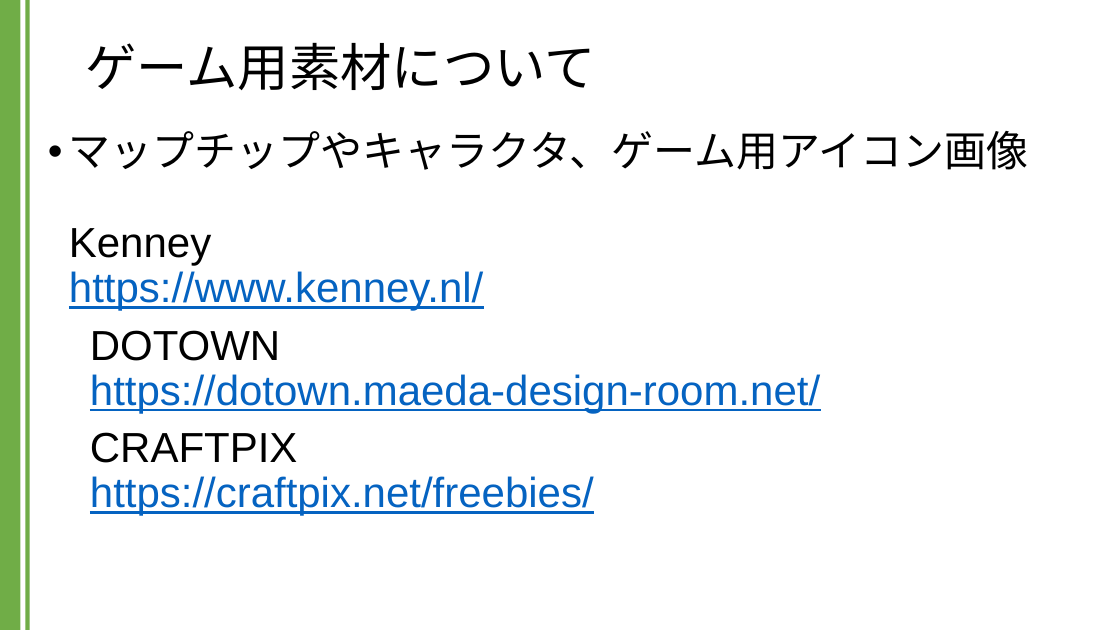
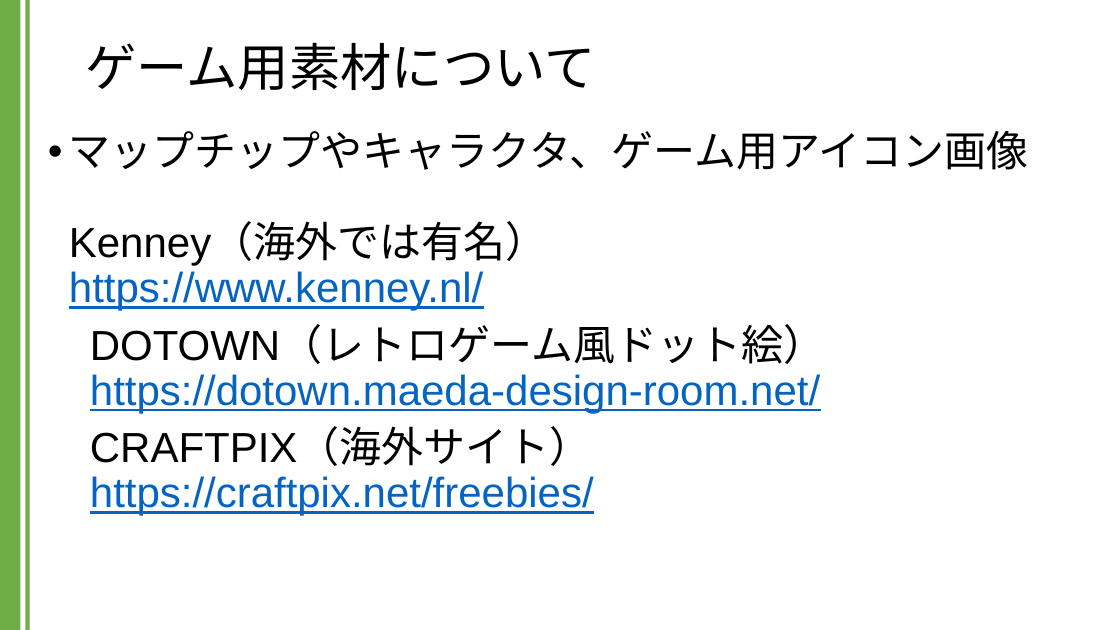
Before and after one commit to kic-murata/cpp2024, a slide deck: slide 10 of 授業資料/ゲーム制作に関して.pptx (slide 9 before the commit). Drawn at 1120x630 pixels with LibreOffice and Linux fonts; fonts in the diff are those of the drawing. Boxes give left, top, right and bottom in pixels: in the first picture for what was removed or moved away, otherwise in the second. Text is boxed around its words. In the diff, an @@ line names an element or a change of style, - is before the commit and + after.

```diff
--- a/授業資料/ゲーム制作に関して.pptx
+++ b/授業資料/ゲーム制作に関して.pptx
@@ text at <box>69,131,1029,516</box>: text changed @@
-• マップチップやキャラクタ、ゲーム用アイコン画像
-  Kenney
-  https://www.kenney.nl/
-DOTOWN
-https://dotown.maeda-design-room.net/
-CRAFTPIX
-https://craftpix.net/freebies/
+• マップチップやキャラクタ、ゲーム用アイコン画像
+  Kenney（海外では有名）
+  https://www.kenney.nl/
+DOTOWN（レトロゲーム風ドット絵）
+https://dotown.maeda-design-room.net/
+CRAFTPIX（海外サイト）
+https://craftpix.net/freebies/
```
Also in this commit, not shown: 3 other slides changed, 1 slide added, 1 other file.
